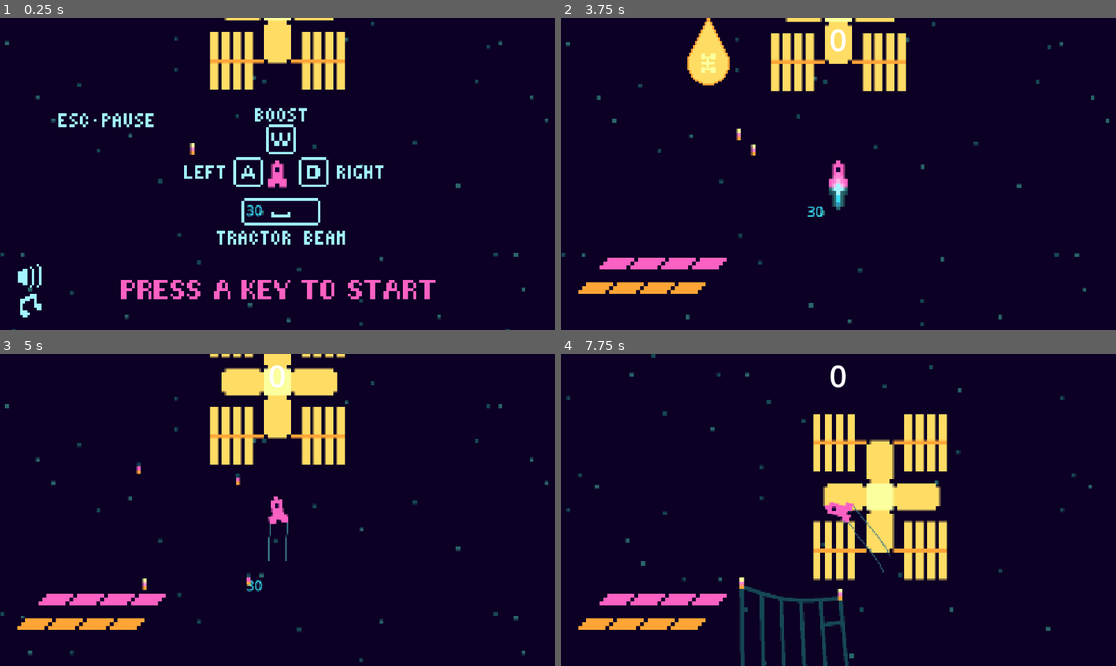
Above: before the commit, frames 1-4 (two rows, left to right).
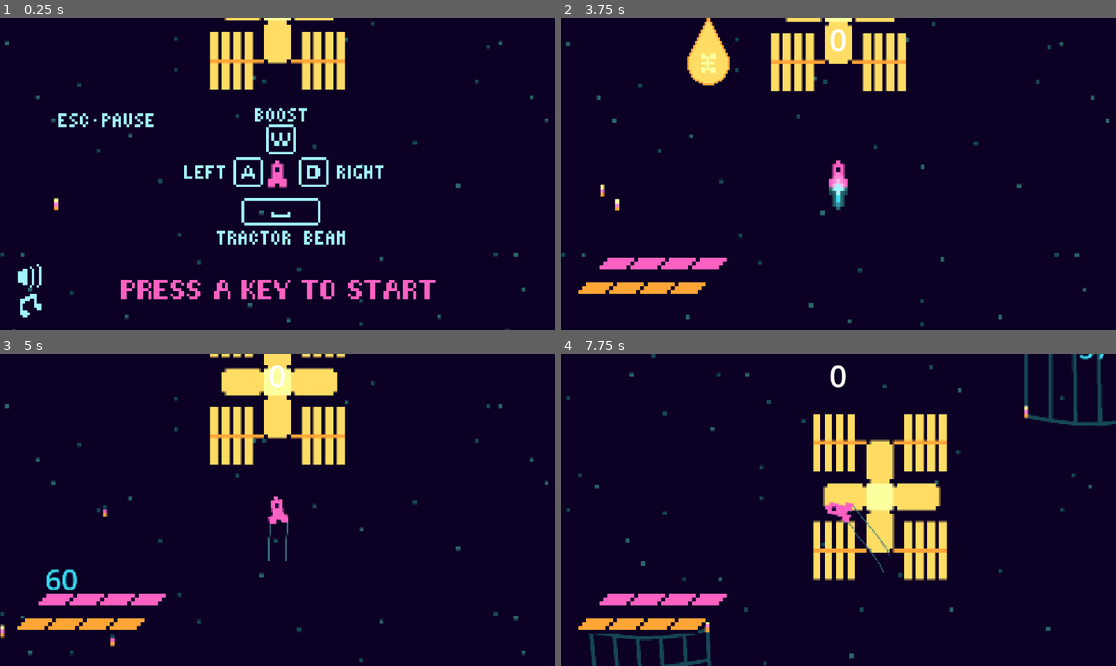
Above: after the commit, the same moments.

Repository: Salkin-Niklas/exgat
Game: Godot game, scene res://scenes/world.tscn
Two runs of this game, one before a commit and one after it. Both use one fixed random seed, a clock stepped at 60 frames per second and the inputs below.
Inputs (mouse positions are in pixels of both pictures, inside the frame that each line leads up to):
- Up to frame 1 (0.25 s): no input
- Up to frame 2 (3.75 s): click (594, 276) at 0.5 s; click (594, 276) at 1.25 s; click (594, 276) at 2 s; click (594, 305) at 2.75 s; tap Enter at 3.5 s; hold W (Boost) from 3.53 s (still down)
- Up to frame 3 (5 s): tap Space (TractorBeam) at 3.8, 4.35 s; release W (Boost) at 4.28 s; tap A (TurnL) at 4.55 s
- Up to frame 4 (7.75 s): hold A (TurnL) 5.03-5.78 s; tap D (TurnR) at 5.3, 5.85 s; tap W (Boost) at 6.05 s; hold W (Boost) 6.53-7.28 s; tap Space (TractorBeam) at 6.8, 7.35 s; tap Escape at 7.15 s; tap A (TurnL) at 7.55 s

The runs differ from the first frame. In frame 1, 0.1% of the frame differs, in the area x 9-48%, y 40-64%; in frame 2, 0.2%; in frame 3, 0.5%; in frame 4, 3.0%, in the area x 5-100%, y 0-100%.

Commit message:
FIX: nets not working

Diff:
--- a/scenes/collection_area.tscn
+++ b/scenes/collection_area.tscn
@@ -9,17 +9,6 @@
 [node name="Node2D" type="Node2D"]
 script = ExtResource("1_jfbh3")
 
-[node name="Label" type="Label" parent="."]
-offset_left = 67.0
-offset_top = 98.0
-offset_right = 190.0
-offset_bottom = 140.0
-theme_override_colors/font_color = Color(0.21960784, 0.8627451, 0.94509804, 1)
-theme_override_fonts/font = SubResource("SystemFont_jfbh3")
-theme_override_font_sizes/font_size = 30
-text = "30"
-horizontal_alignment = 1
-
 [node name="Timer" type="Timer" parent="."]
 wait_time = 30.0
 autostart = true
@@ -30,5 +19,28 @@
 wait_time = 0.25
 autostart = true
 
+[node name="NetTimer" type="Timer" parent="."]
+wait_time = 60.0
+one_shot = true
+
+[node name="Label" type="Label" parent="."]
+visible = false
+z_index = -2
+z_as_relative = false
+offset_left = -60.0
+offset_top = -21.0
+offset_right = 63.0
+offset_bottom = 21.0
+theme_override_colors/font_color = Color(0.21960784, 0.8627451, 0.94509804, 1)
+theme_override_fonts/font = SubResource("SystemFont_jfbh3")
+theme_override_font_sizes/font_size = 60
+text = "30"
+horizontal_alignment = 1
+
+[node name="Camera2D" type="Camera2D" parent="."]
+enabled = false
+
 [connection signal="body_entered" from="Net" to="." method="_on_net_body_entered"]
+[connection signal="body_exited" from="Net" to="." method="_on_net_body_exited"]
 [connection signal="timeout" from="BeaconTimer" to="." method="_on_beacon_timer_timeout"]
+[connection signal="timeout" from="NetTimer" to="." method="_on_net_timer_timeout"]
--- a/scenes/collection_net.tscn
+++ b/scenes/collection_net.tscn
@@ -8,6 +8,8 @@
 point_count = 3
 
 [node name="Net" type="Area2D"]
+z_index = -2
+z_as_relative = false
 scale = Vector2(8, 8)
 disable_mode = 2
 script = ExtResource("1_4slge")
@@ -18,7 +20,6 @@
 curve = SubResource("Curve_mil3k")
 
 [node name="CollisionPolygon2D" type="CollisionPolygon2D" parent="."]
-z_index = -1
 
 [node name="Line_outer" type="Line2D" parent="."]
 points = PackedVector2Array(6.375, -0.375)
@@ -45,5 +46,3 @@
 autoplay = "default"
 frame_progress = 0.63561934
 offset = Vector2(0, -1)
-
-[connection signal="body_entered" from="." to="." method="_on_body_entered"]
--- a/scenes/player.tscn
+++ b/scenes/player.tscn
@@ -129,14 +129,12 @@
 stream = ExtResource("3_qhqgy")
 volume_db = -2.863
 autoplay = true
-bus = &"SFX"
 parameters/looping = true
 
 [node name="beam_sound" type="AudioStreamPlayer" parent="."]
 stream = ExtResource("4_dqkch")
 volume_db = 12.403
 autoplay = true
-bus = &"SFX"
 parameters/looping = true
 
 [connection signal="timeout" from="HitEffectTimeout" to="." method="_on_hit_effect_timeout_timeout"]
--- a/scenes/world.tscn
+++ b/scenes/world.tscn
@@ -24,7 +24,9 @@
 [ext_resource type="Texture2D" uid="uid://ci2yy4l24sp25" path="res://assets/ui/music_off.png" id="19_ctatt"]
 [ext_resource type="Texture2D" uid="uid://doaj1cb73n5se" path="res://assets/ui/sfx_off.png" id="19_oo54l"]
 [ext_resource type="Script" uid="uid://bu08t4lchnmjd" path="res://scripts/gui_sfx.gd" id="22_munwf"]
+[ext_resource type="Script" uid="uid://cm0qhrdkee5jy" path="res://scripts/gameover.gd" id="23_0nbtd"]
 [ext_resource type="Script" uid="uid://d1ih82dhs83j" path="res://scripts/music_drums.gd" id="23_ctatt"]
+[ext_resource type="Texture2D" uid="uid://6alqum0xgjbq" path="res://assets/ui/gameover.png" id="23_ts3gi"]
 [ext_resource type="Script" uid="uid://cftiaq4a3etdr" path="res://scripts/music.gd" id="25_xgqkh"]
 
 [sub_resource type="ShaderMaterial" id="ShaderMaterial_e3hyu"]
@@ -191,9 +193,6 @@
 [node name="Sprite2D" type="Sprite2D" parent="Game/Parallax2D2"]
 texture = ExtResource("3_qfnet")
 
-[node name="Node2D" parent="Game" instance=ExtResource("6_e3hyu")]
-position = Vector2(-176, 303)
-
 [node name="Station" parent="Game" instance=ExtResource("2_rwgxs")]
 
 [node name="Trail" type="Line2D" parent="Game"]
@@ -223,6 +222,12 @@
 [node name="Timer" type="Timer" parent="Game/ScrapSpawner"]
 wait_time = 5.0
 autostart = true
+
+[node name="collection1" parent="Game" instance=ExtResource("6_e3hyu")]
+position = Vector2(-176, 303)
+
+[node name="collection2" parent="Game" instance=ExtResource("6_e3hyu")]
+position = Vector2(311, -374)
 
 [node name="Postprocessing" type="CanvasLayer" parent="Game"]
 
@@ -382,6 +387,35 @@
 wait_time = 0.3
 autostart = true
 
+[node name="Gameover" type="Control" parent="GUI"]
+process_mode = 3
+visible = false
+layout_mode = 3
+anchors_preset = 15
+anchor_right = 1.0
+anchor_bottom = 1.0
+grow_horizontal = 2
+grow_vertical = 2
+script = ExtResource("23_0nbtd")
+
+[node name="TextureRect" type="TextureRect" parent="GUI/Gameover"]
+layout_mode = 1
+anchors_preset = -1
+anchor_left = 0.21400002
+anchor_top = 0.30600002
+anchor_right = 0.785
+anchor_bottom = 0.76400006
+offset_left = 0.47198486
+offset_top = -0.28800964
+offset_right = -0.32000732
+offset_bottom = -0.072052
+texture = ExtResource("23_ts3gi")
+expand_mode = 4
+stretch_mode = 4
+
+[node name="Timer" type="Timer" parent="GUI/Gameover"]
+one_shot = true
+
 [node name="music_drums" type="AudioStreamPlayer" parent="."]
 process_mode = 3
 stream = ExtResource("8_4mrxx")
@@ -398,6 +432,8 @@
 parameters/looping = true
 script = ExtResource("25_xgqkh")
 
+[connection signal="gameover" from="Game/Station" to="." method="_on_station_gameover"]
+[connection signal="gameover" from="Game/Station" to="Game/Player" method="_on_station_gameover"]
 [connection signal="health_changed" from="Game/Station" to="GUI/healthbar/health_Station" method="_on_station_health_changed"]
 [connection signal="health_changed" from="Game/Player" to="GUI/healthbar/health_Player" method="_on_player_health_changed"]
 [connection signal="pause_requested" from="Game/Player" to="GUI/InitHud" method="_ready"]
@@ -406,3 +442,5 @@
 [connection signal="toggled" from="GUI/InitHud/Music" to="music_drums" method="_on_music_toggled"]
 [connection signal="toggled" from="GUI/InitHud/Music" to="music" method="_on_music_toggled"]
 [connection signal="toggled" from="GUI/InitHud/SFX" to="GUI/InitHud/SFX" method="_on_toggled"]
+[connection signal="reset" from="GUI/Gameover" to="Game/Station" method="_on_gameover_reset"]
+[connection signal="reset" from="GUI/Gameover" to="Game/Player" method="_on_gameover_reset"]
--- a/scripts/collection_area.gd
+++ b/scripts/collection_area.gd
@@ -9,13 +9,34 @@
 
 const BEACON_SPEED = 30
 
-func _ready() -> void:
-	randomize()
+func reset():
+	#$Net.n1  = to_global(position)
+	#$Net.n2  = to_global(position)
+	#$Net.n3  = to_global(position)
+	#$Net.n4  = to_global(position)
+	position = Vector2(randf_range(200,500)*(1-(randi()%2)*2), randf_range(200,500)*(1-(randi()%2)*2))
 	goal_n1 = Vector2(-15,-15) + Vector2(randf_range(-3,3), randf_range(-3,3))
 	goal_n2 = Vector2(15,-15) + Vector2(randf_range(-3,3), randf_range(-3,3))
 	goal_n3 = Vector2(15,15) + Vector2(randf_range(-3,3), randf_range(-3,3))
 	goal_n4 = Vector2(-15,15) + Vector2(randf_range(-3,3), randf_range(-3,3))
+	#$Net.n1  = to_local($Net.n1)
+	#$Net.n2  = to_local($Net.n2)
+	#$Net.n3  = to_local($Net.n3)
+	#$Net.n4  = to_local($Net.n4)
 
+	$Net.n1  = Vector2(0,0)
+	$Net.n2  = Vector2(0,0)
+	$Net.n3  = Vector2(0,0)
+	$Net.n4  = Vector2(0,0)
+
+	h = 0
+	is_translating = 0
+
+func _ready() -> void:
+	randomize()
+	reset()
+
+func _enter_tree()->void:
 	$Net.n1  = Vector2(0,0)
 	$Net.n2  = Vector2(0,0)
 	$Net.n3  = Vector2(0,0)
@@ -35,10 +56,34 @@
 			$Net.n4 = $Net.n4-(($Net.n4-goal_n4).normalized() * delta * BEACON_SPEED).limit_length(min(($Net.n4-goal_n4).length(), BEACON_SPEED))
 		if round($Net.n1) == round(goal_n1) and round($Net.n2) == round(goal_n2) and round($Net.n3) == round(goal_n3) and round($Net.n4) == round(goal_n4):
 			is_translating += 1
+			$NetTimer.start()
+			$Label.position = Vector2(-50,-50)
+			$Label.show()
 		$Net.update(0)
+	elif is_translating == 6:
+		$Label.hide()
+		goal_n1 = Vector2(0,0)
+		goal_n2 = Vector2(0,0)
+		goal_n3 = Vector2(0,0)
+		goal_n4 = Vector2(0,0)
+		if not round($Net.n1) == round(goal_n1):
+			$Net.n1 = $Net.n1-(($Net.n1-goal_n1).normalized() * delta * BEACON_SPEED).limit_length(min(($Net.n1-goal_n1).length(), BEACON_SPEED))
+		if not round($Net.n2) == round(goal_n2):
+			$Net.n2 = $Net.n2-(($Net.n2-goal_n2).normalized() * delta * BEACON_SPEED).limit_length(min(($Net.n2-goal_n2).length(), BEACON_SPEED))
+		if not round($Net.n3) == round(goal_n3):
+			$Net.n3 = $Net.n3-(($Net.n3-goal_n3).normalized() * delta * BEACON_SPEED).limit_length(min(($Net.n3-goal_n3).length(), BEACON_SPEED))
+		if not round($Net.n4) == round(goal_n4):
+			$Net.n4 = $Net.n4-(($Net.n4-goal_n4).normalized() * delta * BEACON_SPEED).limit_length(min(($Net.n4-goal_n4).length(), BEACON_SPEED))
+		if round($Net.n1) == round(goal_n1) and round($Net.n2) == round(goal_n2) and round($Net.n3) == round(goal_n3) and round($Net.n4) == round(goal_n4):
+			$Net.update(0)
+			reset()
+		else:
+			$Net.update(100)
 	else:
 		h += delta
-		$Net.update(int(h*20))
+		if (h < 4):
+			$Net.update(int(h*20))
+		$Label.text = str(int(round($NetTimer.time_left)))
 
 func _on_beacon_timer_timeout() -> void:
 	if is_translating >= 0 and is_translating < 3:
@@ -49,4 +94,17 @@
 	if body is RigidBody2D:
 		print("Scrap entered Net")
 		body.linear_damp_mode = RigidBody2D.DAMP_MODE_COMBINE
-		body.linear_damp = 0.4
+		body.linear_damp = 0.7
+		body.trapped = true
+
+
+func _on_net_timer_timeout() -> void:
+	is_translating = 6
+	get_tree().call_group("Scrap", "toward", position)
+
+
+func _on_net_body_exited(body: Node2D) -> void:
+	if body is RigidBody2D:
+		print("Scrap exited Net")
+		body.linear_damp = 0
+		body.trapped = false
--- a/scripts/collection_net.gd
+++ b/scripts/collection_net.gd
@@ -12,7 +12,6 @@
 func update(line_points: int = 23)->void:
 	$CollisionPolygon2D.set_polygon(PackedVector2Array([n1,n2,n3,n4]))
 
-	#await $CollisionPolygon2D.item_rect_changed
 	$N1.position = n1
 	$N2.position = n2
 	$N3.position = n3
@@ -59,7 +58,3 @@
 			line_points -= 1
 			if line_points < 1: return
 			$Line_outer.add_point(lerp(n,ng,dist*j)+Vector2(0,curve_gravity*curve.sample(dist*j)))
-
-
-func _on_body_entered(_body: Node2D) -> void:
-	print("Body entered net!")
--- /dev/null
+++ b/scripts/gameover.gd
@@ -0,0 +1,19 @@
+extends Control
+
+signal reset()
+
+func update()->void:
+	$"../station_direction".hide()
+	$"../healthbar".hide()
+	$"../Score".hide()
+	$Timer.start()
+
+func _process(_delta: float)->void:
+	if (Input.is_anything_pressed() or Input.is_action_just_pressed("Boost") or Input.is_action_just_pressed("TractorBeam") or Input.is_action_just_pressed("TurnL") or Input.is_action_just_pressed("TurnR")) and not hidden and $Timer.is_stopped():
+		$"../InitHud".show()
+		$"../InitHud/Timer".start()
+		reset.emit()
+		for c in get_tree().get_nodes_in_group("Scrap"):
+			c.queue_free()
+		get_tree().paused = true
+		hide()
--- a/scripts/player.gd
+++ b/scripts/player.gd
@@ -8,6 +8,7 @@
 var health: float = 100.0
 
 var trapped_debris: Array[RigidBody2D] = []
+var gameover: bool = false
 
 @export var line2d: Line2D
 @export var line2d2: Line2D
@@ -23,23 +24,24 @@
 
 func _physics_process(delta: float) -> void:
 	var base: String = "idle"
-	if Input.is_action_pressed("Boost"):
-		var normal = Vector2(cos(rotation+PI/2), sin(rotation+PI/2))
-		var break_boost = (normal.dot(velocity.normalized()) + 1) * BREAK_FORCE / 2
-		#print(normal.dot(velocity.normalized()))
-		velocity.x += (BOOST_FORCE+break_boost)*delta * sin(rotation)
-		velocity.y -= (BOOST_FORCE+break_boost)*delta * cos(rotation)
-		base = "boost"
-	if Input.is_action_pressed("TurnL"):
-		rotation -= TURNING_SPEED*delta
-		base += "R"
-	elif Input.is_action_pressed("TurnR"):
-		rotation += TURNING_SPEED*delta
-		base += "L"
+	if (not gameover):
+		if Input.is_action_pressed("Boost"):
+			var normal = Vector2(cos(rotation+PI/2), sin(rotation+PI/2))
+			var break_boost = (normal.dot(velocity.normalized()) + 1) * BREAK_FORCE / 2
+			#print(normal.dot(velocity.normalized()))
+			velocity.x += (BOOST_FORCE+break_boost)*delta * sin(rotation)
+			velocity.y -= (BOOST_FORCE+break_boost)*delta * cos(rotation)
+			base = "boost"
+		if Input.is_action_pressed("TurnL"):
+			rotation -= TURNING_SPEED*delta
+			base += "R"
+		elif Input.is_action_pressed("TurnR"):
+			rotation += TURNING_SPEED*delta
+			base += "L"
 
-	if Input.is_key_pressed(KEY_ESCAPE):
-		$"../../GUI/InitHud".show()
-		pause_requested.emit()
+		if Input.is_key_pressed(KEY_ESCAPE):
+			$"../../GUI/InitHud".show()
+			pause_requested.emit()
 
 	$eninge_sound.stream_paused = base == "idle"
 
@@ -65,7 +67,7 @@
 				$HitEffectTimeout.start()
 				$Sprite.modulate = Color(2,2,2)
 			#print(damage)
-			health-= damage
+			health -= damage
 			health_changed.emit(health/25)
 
 	if Input.is_action_pressed("TractorBeam"):
@@ -132,3 +134,14 @@
 	if line2d != null:
 		line2d.clear_points()
 		distance_accum = 0.0
+
+
+func _on_gameover_reset() -> void:
+	velocity = Vector2(0,0)
+	position = Vector2(0, 347)
+	rotation = 0
+	gameover = false
+
+
+func _on_station_gameover() -> void:
+	gameover = true
--- a/scripts/scrap.gd
+++ b/scripts/scrap.gd
@@ -1,8 +1,30 @@
 extends RigidBody2D
 
 const DELETE_DIST = 650
+const BEACON_SPEED = 80
+var trapped: bool = false
+var target: Vector2 = Vector2(0,0)
+var origin: Vector2 = Vector2(0,0)
+var h: float = 0
 
-func  _process(_delta: float) -> void:
+func _ready() -> void:
+	add_to_group("Scrap")
+
+func  _process(delta: float) -> void:
 	if ($"../../Station".position - position).length() > DELETE_DIST and ($"../../Player".position - position).length() > DELETE_DIST:
 		print("Deleted Scrap")
 		queue_free()
+	if target != Vector2(0,0):
+		h += delta
+		if h <= 1:
+			position = lerp(origin, target, h)
+		else:
+			$"..".score(1)
+			queue_free()
+
+func toward(pos: Vector2)->void:
+	if trapped:
+		set_deferred("disabled", true)
+		print("Target ", pos, " set")
+		target = pos
+		origin = position
--- a/scripts/station.gd
+++ b/scripts/station.gd
@@ -1,15 +1,18 @@
 extends Area2D
 
-var health: float = 4
+var health: int = 4
+var raised: bool = false
 
 signal gameover()
 signal health_changed(health: int)
 
 func _process(_delta: float) -> void:
-	if health<=0:
+	if health<=0 and not raised:
 		emit_signal("gameover")
-		$Sprite2D.texture = preload("res://assets/station/station.png")
+		print("Game over!")
+		#$Sprite2D.texture = preload("res://assets/station/station.png")
 		$Sprite2D.hide()
+		raised = true
 
 func _on_body_shape_entered(_body_rid: RID, body: Node2D, _body_shape_index: int, local_shape_index: int) -> void:
 	#var other_shape_owner = body.shape_find_owner(body_shape_index)
@@ -27,3 +30,13 @@
 	health -= 1
 	health_changed.emit(health)
 	print("station damaged, ", health)
+
+
+func _on_gameover_reset() -> void:
+	health = 4
+	raised = false
+	for c in get_children():
+		if c is CollisionObject2D:
+			c.set_deferred("disabled", false)
+			c.show()
+			$Sprite2D.show()
--- a/scripts/world.gd
+++ b/scripts/world.gd
@@ -36,3 +36,8 @@
 		$GUI/station_direction.hide()
 	else:
 		$GUI/station_direction.show()
+
+
+func _on_station_gameover() -> void:
+	$"GUI/Gameover".show()
+	$"GUI/Gameover".update()
Binary file added: assets/font/numbers.png
Not shown, added: assets/font/numbers.png.import
Binary file added: assets/ui/gameover.png
Not shown, added: assets/ui/gameover.png.import
Not shown: 1 places in scenes/world.tscn that only renumber resources
Not shown, added: scripts/gameover.gd.uid
